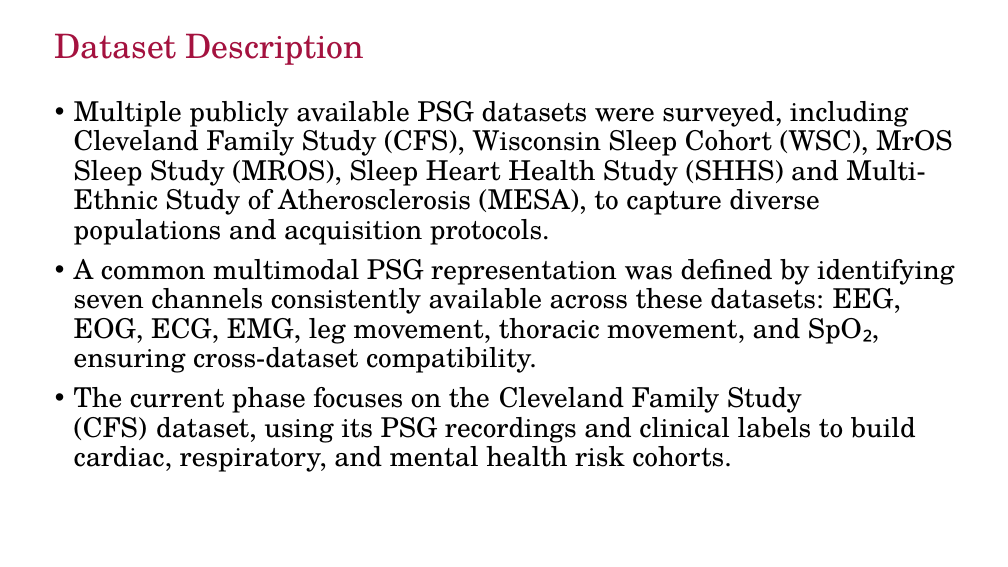
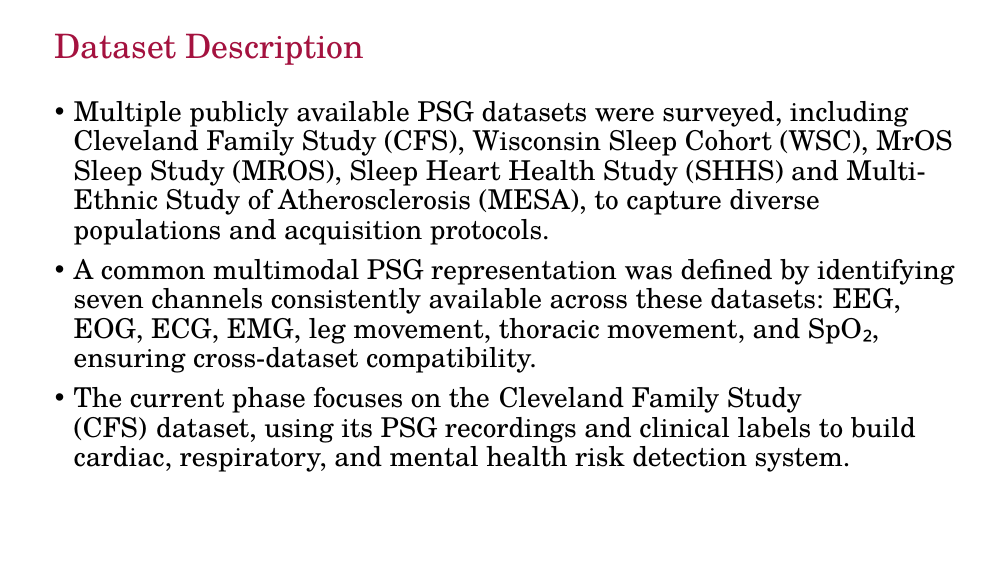
Before and after one commit to Giriiri-g/Sleep-Staging, a slide deck: slide 8 of reports/Phase 1/Phase1_47.pptx. Drawn at 1008x567 pixels with LibreOffice and Linux fonts; fonts in the diff are those of the drawing; background and template pictures are left out. Boxes give left, top, right and bottom in pixels: in the first picture for what was removed or moved away, otherwise in the second. Text is boxed around its words. In the diff, an @@ line names an element or a change of style, - is before the commit and + after.

```diff
--- a/reports/Phase 1/Phase1_47.pptx
+++ b/reports/Phase 1/Phase1_47.pptx
@@ text at [74,387,916,472]: text changed @@
-• The current phase focuses on the Cleveland Family Study (CFS) dataset, using its PSG recordings and clinical labels to build cardiac, respiratory, and mental health risk cohorts.
+• The current phase focuses on the Cleveland Family Study (CFS) dataset, using its PSG recordings and clinical labels to build cardiac, respiratory, and mental health risk detection system.
```
Also in this commit, not shown: 8 other slides changed, 3 slides added, 1 slide removed, 24 other files.
